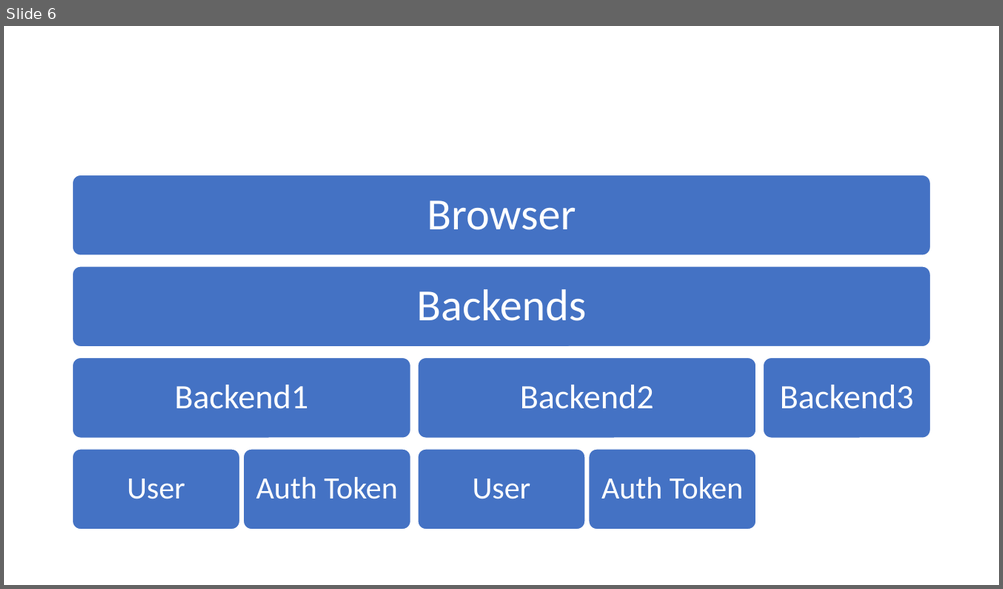
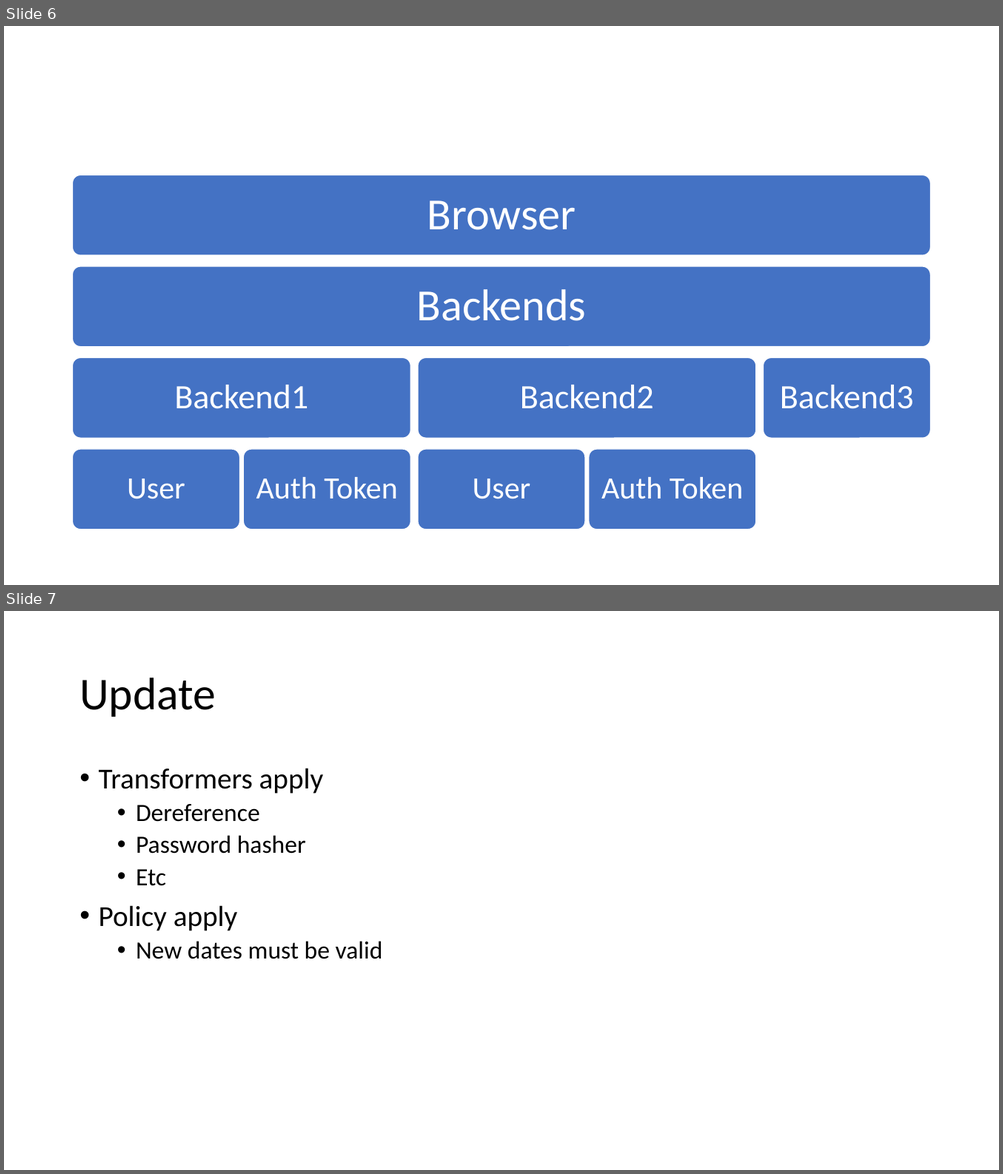
Before and after one commit to raddest-ca/encyclopedia-radica, a slide deck: radica.pptx. Shown one above the other, each under a label of ours: slide 6 before the commit, slides 6 and 7 after it. The pictures are 1003x589 and 1003x1174 pixels, drawn with LibreOffice and Linux fonts; fonts in the diff are those of the drawing. Boxes give left, top, right and bottom in pixels: in the first picture for what was removed or moved away, otherwise in the second. Text is boxed around its words. In the diff, an @@ line names an element or a change of style, - is before the commit and + after.

Commit message:
give up on policy lol

```diff
--- a/radica.pptx
+++ b/radica.pptx
@@ slide 7 added at (4,611,999,1170), background #FFFFFF @@
@@ title added at (79,678,216,717), 44 pt, text #000000 @@
+Update
@@ text added at (99,768,383,960), 24 pt, text #000000 @@
+• Transformers apply
+  • Dereference
+  • Password hasher
+  • Etc
+• Policy apply
+  • New dates must be valid
```
Also in this commit, not shown: 18 other files.
